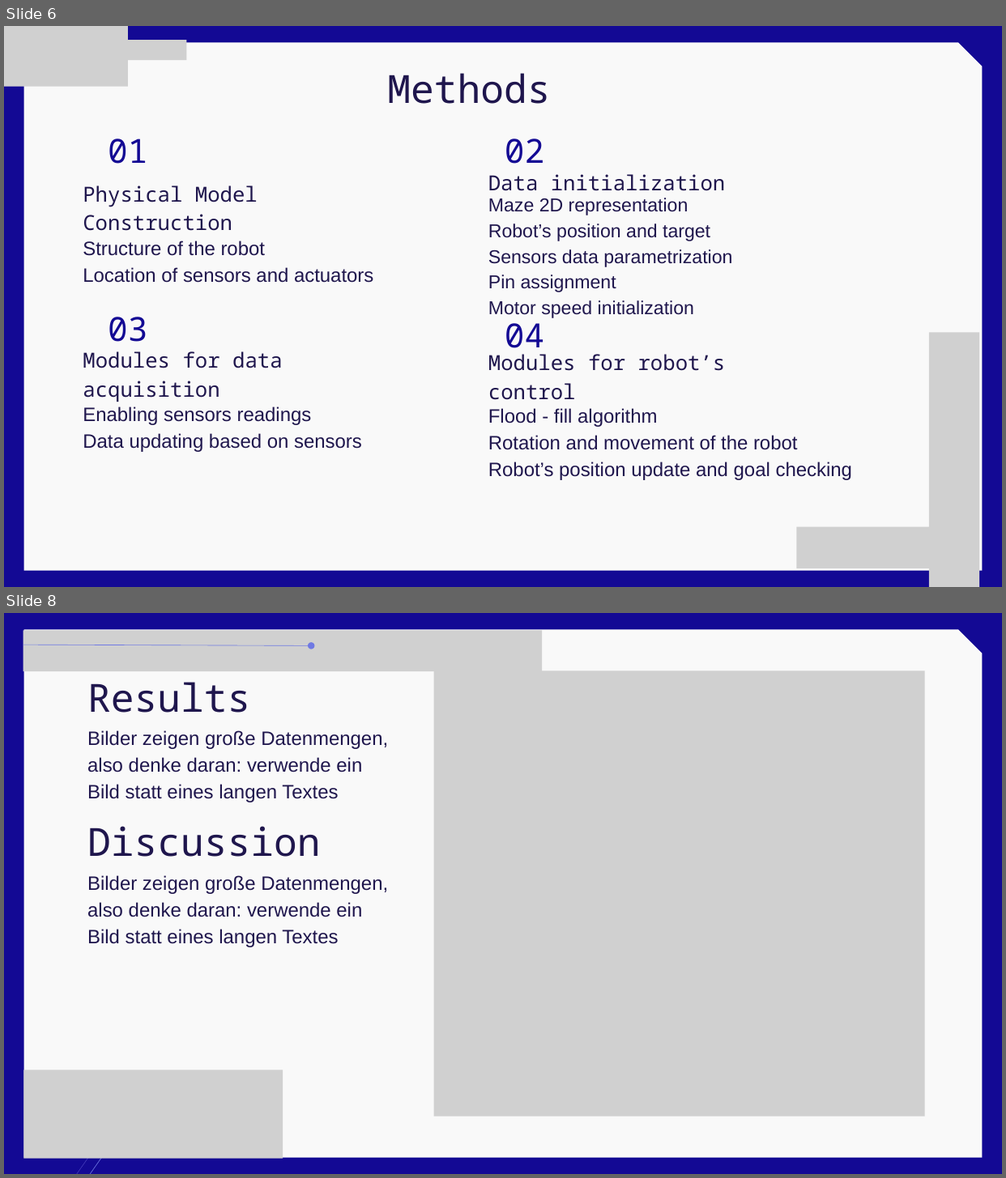
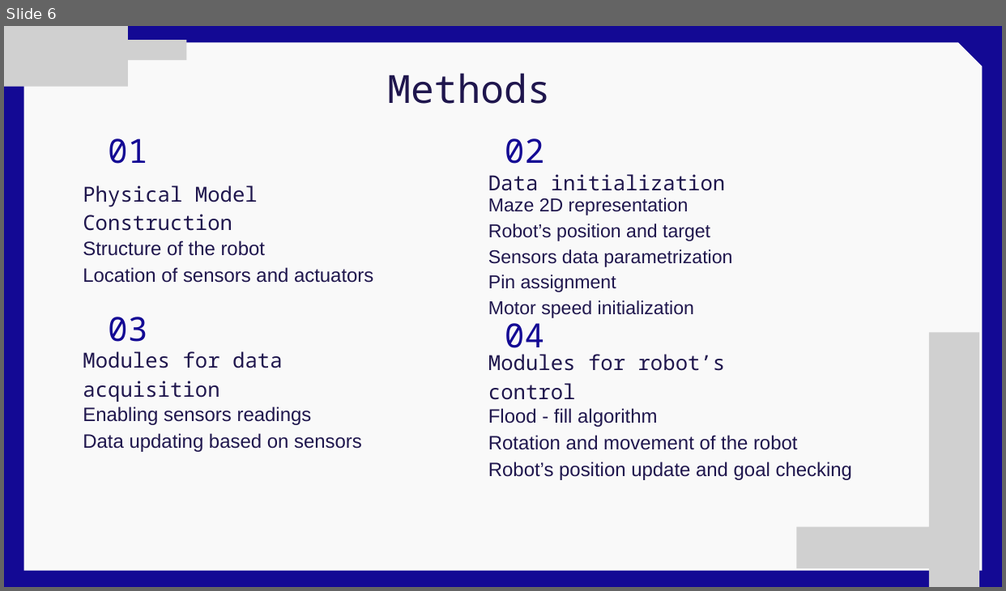
Before and after one commit to GenCabMon/proy_final_controlcont, a slide deck: Flood-Fill Algorithm for Maze Solving.pptx. Shown one above the other, each under a label of ours: slides 6 and 8 before the commit, slide 6 after it; the slides between them are not shown. The pictures are 1006x1178 and 1006x591 pixels, drawn with LibreOffice and Linux fonts; fonts in the diff are those of the drawing; grey boxes stand for pictures. Boxes give left, top, right and bottom in pixels: in the first picture for what was removed or moved away, otherwise in the second. Text is boxed around its words. In the diff, an @@ line names an element or a change of style, - is before the commit and + after.

```diff
--- a/Flood-Fill Algorithm for Maze Solving.pptx
+++ b/Flood-Fill Algorithm for Maze Solving.pptx
@@ slide 8 removed at (4, 613, 1002, 1174), background #130994 @@
@@ picture removed at (23, 631, 543, 671) @@
@@ freeform shape removed at (24, 629, 982, 1158) @@
@@ arrow removed from (23, 645) to (311, 646) @@
@@ text removed at (87, 682, 250, 713) @@
-Results
@@ picture removed at (433, 671, 925, 1117) @@
@@ text removed at (87, 730, 388, 803) @@
-Bilder zeigen große Datenmengen, also denke daran: verwende ein Bild statt eines langen Textes
@@ text removed at (87, 826, 321, 857) @@
-Discussion
@@ text removed at (87, 875, 388, 948) @@
-Bilder zeigen große Datenmengen, also denke daran: verwende ein Bild statt eines langen Textes
@@ picture removed at (24, 1070, 283, 1159) @@
@@ arrow removed from (136, 1110) to (55, 1174) @@
@@ arrow removed from (104, 1136) to (23, 1174) @@
```
Also in this commit, not shown: 4 slides added, 2 other slides removed, 1 other file.
